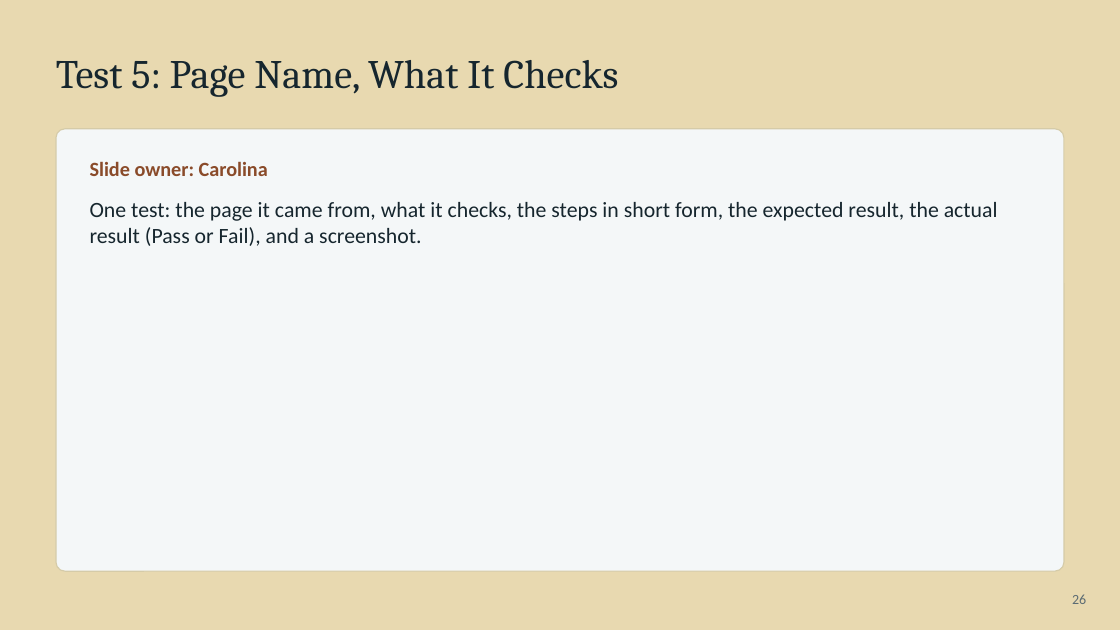
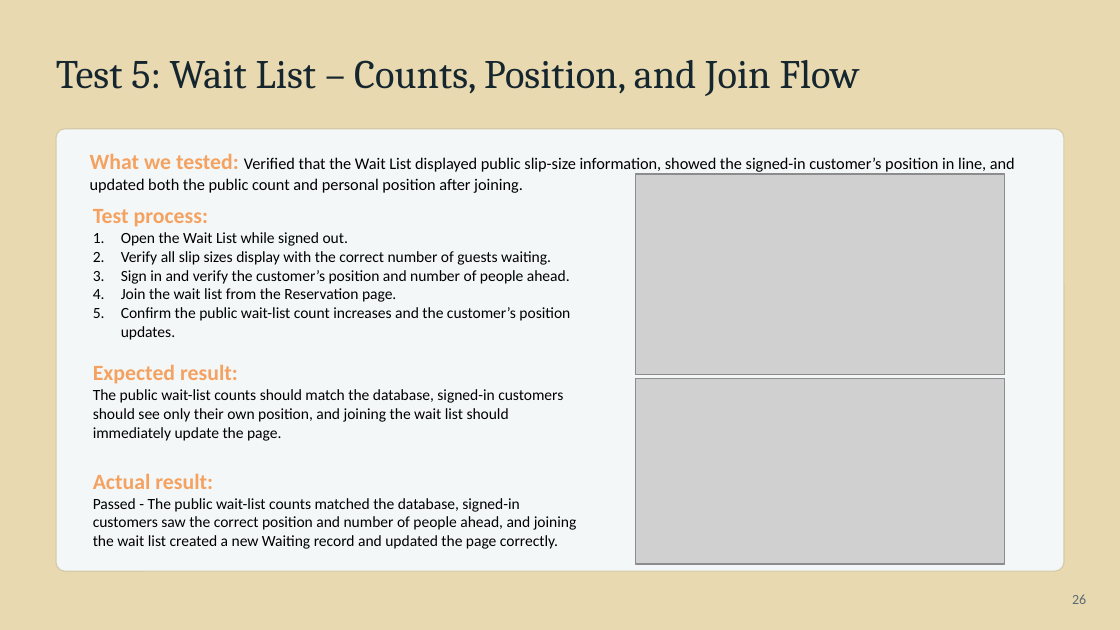
Before and after one commit to BobbyJoeCool/csd460-blueteam, a slide deck: slide 26 of Class_Information/Module-10/Presentation/QA-Presentation-Rodriguez.pptx. Drawn at 1120x630 pixels with LibreOffice and Linux fonts; fonts in the diff are those of the drawing; grey boxes stand for pictures. Boxes give left, top, right and bottom in pixels: in the first picture for what was removed or moved away, otherwise in the second. Text is boxed around its words. In the diff, an @@ line names an element or a change of style, - is before the commit and + after.

```diff
--- a/Class_Information/Module-10/Presentation/QA-Presentation-Rodriguez.pptx
+++ b/Class_Information/Module-10/Presentation/QA-Presentation-Rodriguez.pptx
@@ text at <box>56,60,860,96</box>: text changed @@
-Test 5: Page Name, What It Checks
+Test 5: Wait List – Counts, Position, and Join Flow
@@ text removed at <box>90,161,998,246</box> @@
-Slide owner: Carolina
-One test: the page it came from, what it checks, the steps in short form, the expected result, the actual result (Pass or Fail), and a screenshot.
@@ text added at <box>90,153,1015,193</box>, 10.5 pt, text #000000 @@
+What we tested: Verified that the Wait List displayed public slip-size information, showed the signed-in customer’s position in line, and updated both the public count and personal position after joining.
@@ picture added at <box>635,174,1005,374</box> @@
@@ text added at <box>93,209,577,549</box>, 10 pt, text #000000 @@
+Test process:
+1. Open the Wait List while signed out.
+2. Verify all slip sizes display with the correct number of guests waiting.
+3. Sign in and verify the customer’s position and number of people ahead.
+4. Join the wait list from the Reservation page.
+5. Confirm the public wait-list count increases and the customer’s position updates.
+Expected result:
+The public wait-list counts should match the database, signed-in customers should see only their own position, and joining the wait list should immediately update the page.
+Actual result:
+Passed - The public wait-list counts matched the database, signed-in customers saw the correct position and number of people ahead, and joining the wait list created a new Waiting record and updated the page correctly.
@@ picture added at <box>635,379,1005,564</box> @@
```
Also in this commit, not shown: 9 other slides changed, 1 slide added, 1 slide removed.
